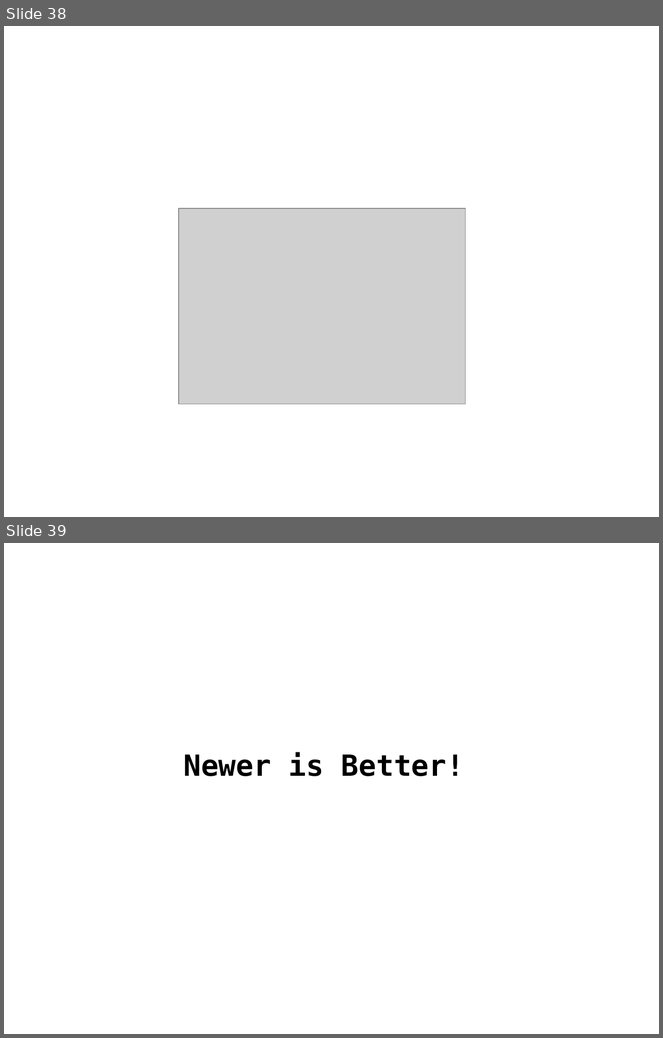
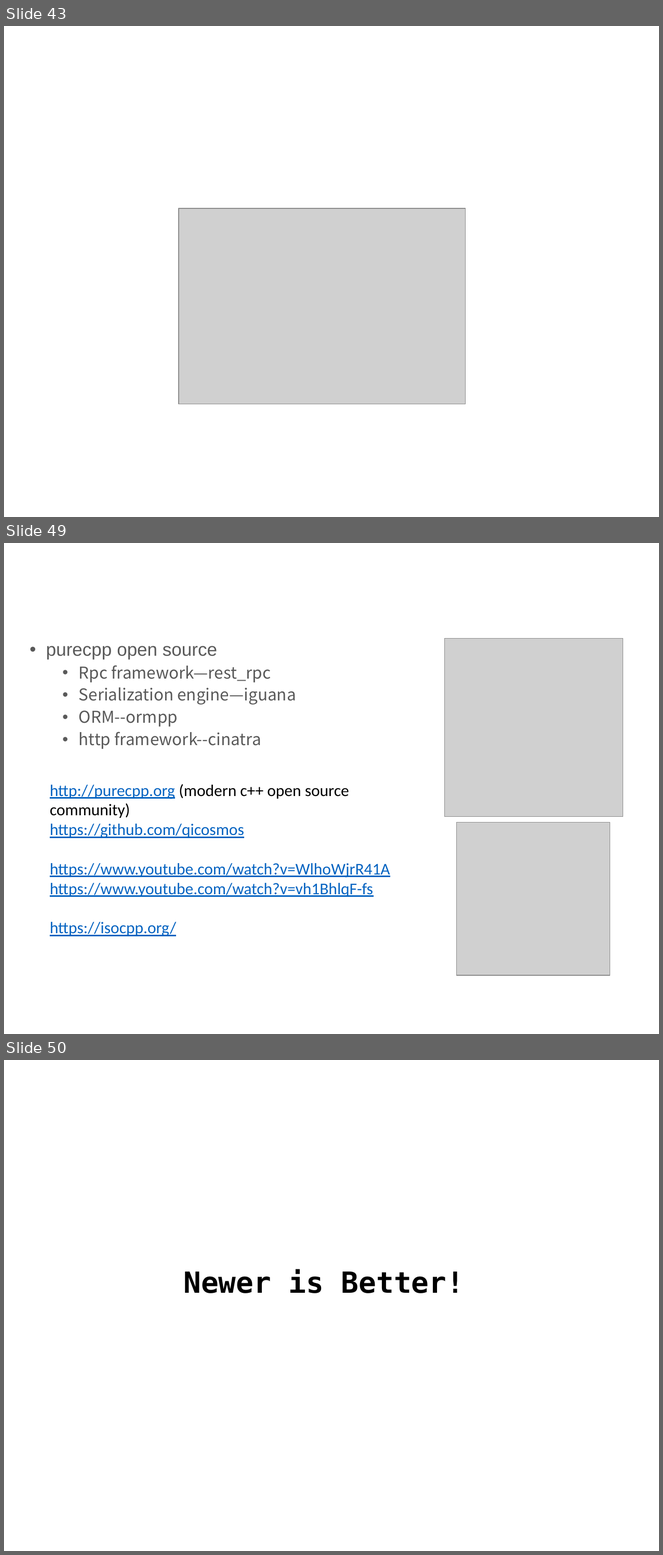
Before and after one commit to qicosmos/cppcon2017, a slide deck: CPP-Summit.pptx. Shown one above the other, each under a label of ours: slides 38 and 39 before the commit, slides 43, 49 and 50 after it; the slides between them are not shown. The pictures are 663x1038 and 663x1555 pixels, drawn with LibreOffice and Linux fonts; fonts in the diff are those of the drawing; grey boxes stand for pictures; background and template pictures are left out. Boxes give left, top, right and bottom in pixels: in the first picture for what was removed or moved away, otherwise in the second. Text is boxed around its words. In the diff, an @@ line names an element or a change of style, - is before the commit and + after.

Commit message:
update

```diff
--- a/CPP-Summit.pptx
+++ b/CPP-Summit.pptx
@@ slide 49 added at <box>4,543,659,1034</box>, background #FFFFFF @@
@@ text added at <box>23,565,493,595</box>, 24 pt, text #FFFFFF @@
+Modern C++ Open Source Community
@@ text added at <box>46,646,296,749</box>, 18 pt, text #595959 @@
+• purecpp open source
+  • Rpc framework—rest_rpc
+  • Serialization engine—iguana
+  • ORM--ormpp
+  • http framework--cinatra
@@ picture added at <box>445,639,623,817</box> @@
@@ text added at <box>50,784,390,937</box>, 18 pt, text #0563C1, underline @@
+http://purecpp.org (modern c++ open source community)
+https://github.com/qicosmos
+https://www.youtube.com/watch?v=WlhoWjrR41A
+https://www.youtube.com/watch?v=vh1BhlqF-fs
+https://isocpp.org/
@@ picture added at <box>457,823,610,976</box> @@
@@ what was slide 38 is now slide 43 @@
@@ what was slide 39 is now slide 50 @@
```
Also in this commit, not shown: 3 slides changed, 11 other slides added, 1 slide removed.
